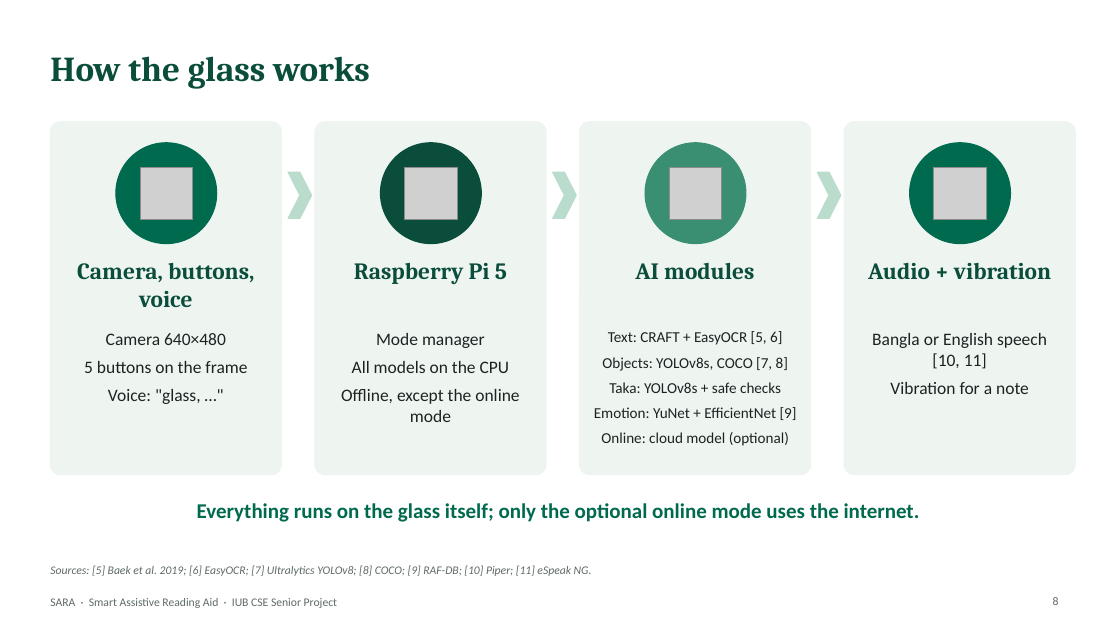
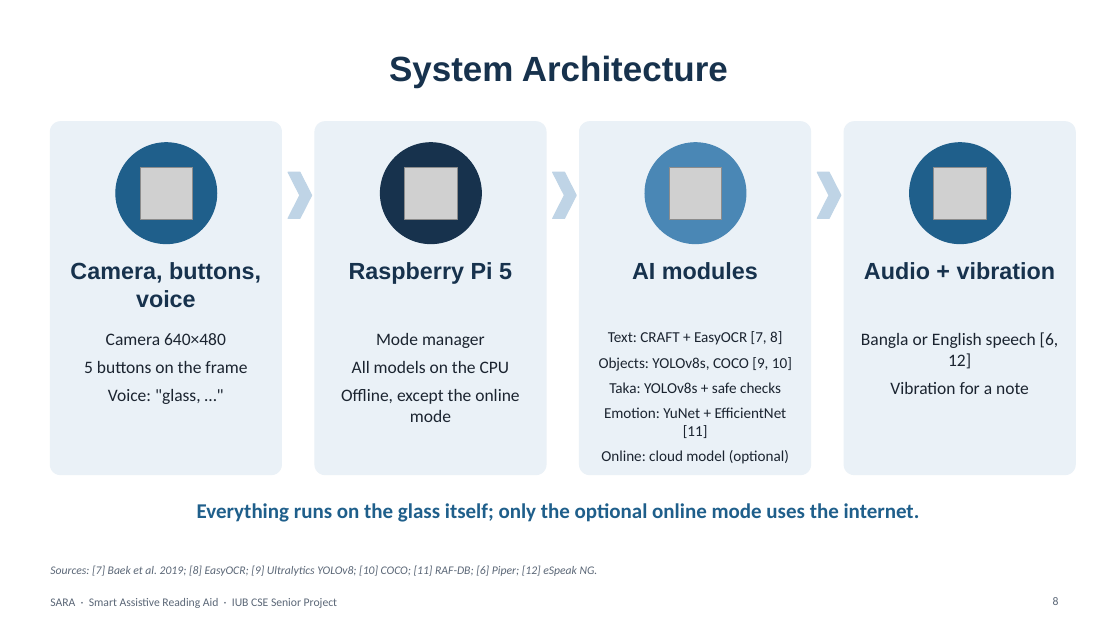
Before and after one commit to aflam330/Senior_project_wearable_glass_for_blind_people_using_ocr_and_ylo, a slide deck: slide 8 of Thesis Report and paper/thesis report/slides/SARA_Presentation_Redesigned.pptx. Drawn at 1120x630 pixels with LibreOffice and Linux fonts; fonts in the diff are those of the drawing; grey boxes stand for pictures; background and template pictures are left out. Boxes give left, top, right and bottom in pixels: in the first picture for what was removed or moved away, otherwise in the second. Text is boxed around its words. In the diff, an @@ line names an element or a change of style, - is before the commit and + after.

```diff
--- a/Thesis Report and paper/thesis report/slides/SARA_Presentation_Redesigned.pptx
+++ b/Thesis Report and paper/thesis report/slides/SARA_Presentation_Redesigned.pptx
@@ title at (389, 55, 728, 88): text changed; font Cambria to Arial; text colour #0B4D3B to #17324D @@
-How the glass works
+System Architecture
@@ ellipse at (116, 143, 217, 244): fill #006A4E to #1F5F8B; outline #006A4E 1 pt to #1F5F8B 1 pt @@
@@ ellipse at (381, 143, 481, 244): fill #0B4D3B to #17324D; outline #0B4D3B 1 pt to #17324D 1 pt @@
@@ ellipse at (645, 143, 746, 244): fill #3A8F72 to #4A87B5; outline #3A8F72 1 pt to #4A87B5 1 pt @@
@@ fill #EEF5F1 to #EAF1F7; outline #EEF5F1 1 pt to #EAF1F7 1 pt in 4 elements at (50, 122, 281, 475), (315, 122, 546, 475), (580, 122, 811, 475), (844, 122, 1075, 475) @@
@@ ellipse at (910, 143, 1011, 244): fill #006A4E to #1F5F8B; outline #006A4E 1 pt to #1F5F8B 1 pt @@
@@ fill #B9DCCD to #BFD4E6; outline #B9DCCD 1 pt to #BFD4E6 1 pt in 3 elements at (288, 172, 312, 218), (553, 172, 576, 218), (818, 172, 841, 218) @@
@@ font Cambria to Arial, text colour #0B4D3B to #17324D in 4 elements at (70, 262, 261, 308), (349, 262, 512, 284), (632, 262, 758, 280), (864, 262, 1056, 280) @@
@@ text "Camera 640×480" at (84, 333, 247, 404): text colour #1C2321 to #1B2430 @@
@@ text "Mode manager" at (341, 333, 519, 422): text colour #1C2321 to #1B2430 @@
@@ text at (599, 331, 792, 371): text changed; text colour #1C2321 to #1B2430 @@
-Text: CRAFT + EasyOCR [5, 6]
-Objects: YOLOv8s, COCO [7, 8]
+Text: CRAFT + EasyOCR [7, 8]
+Objects: YOLOv8s, COCO [9, 10]
@@ text at (861, 332, 1059, 369): text changed; text colour #1C2321 to #1B2430 @@
-Bangla or English speech [10, 11]
+Bangla or English speech [6, 12]
@@ text at (601, 382, 789, 464): text colour #1C2321 to #1B2430 in "Taka: YOLOv8s + safe checks", "Online: cloud model (optional)" @@
@@ text at (890, 382, 1029, 394): text colour #1C2321 to #1B2430 in "Vibration for a note" @@
@@ text at (604, 407, 787, 438): text changed; text colour #1C2321 to #1B2430 @@
-Emotion: YuNet + EfficientNet [9]
+Emotion: YuNet + EfficientNet [11]
@@ text "Everything runs on the glass ..." at (197, 503, 920, 522): text colour #006A4E to #1F5F8B @@
@@ text at (50, 565, 598, 576): text changed; text colour #5E6B66 to #5B6777 @@
-Sources: [5] Baek et al. 2019; [6] EasyOCR; [7] Ultralytics YOLOv8; [8] COCO; [9] RAF-DB; [10] Piper; [11] eSpeak NG.
+Sources: [7] Baek et al. 2019; [8] EasyOCR; [9] Ultralytics YOLOv8; [10] COCO; [11] RAF-DB; [6] Piper; [12] eSpeak NG.
@@ text "SARA · Smart Assistive Reading ..." at (50, 598, 337, 608): text colour #5E6B66 to #5B6777 @@
```
Also in this commit, not shown: 25 other slides changed, 1 slide added, 10 other files.
